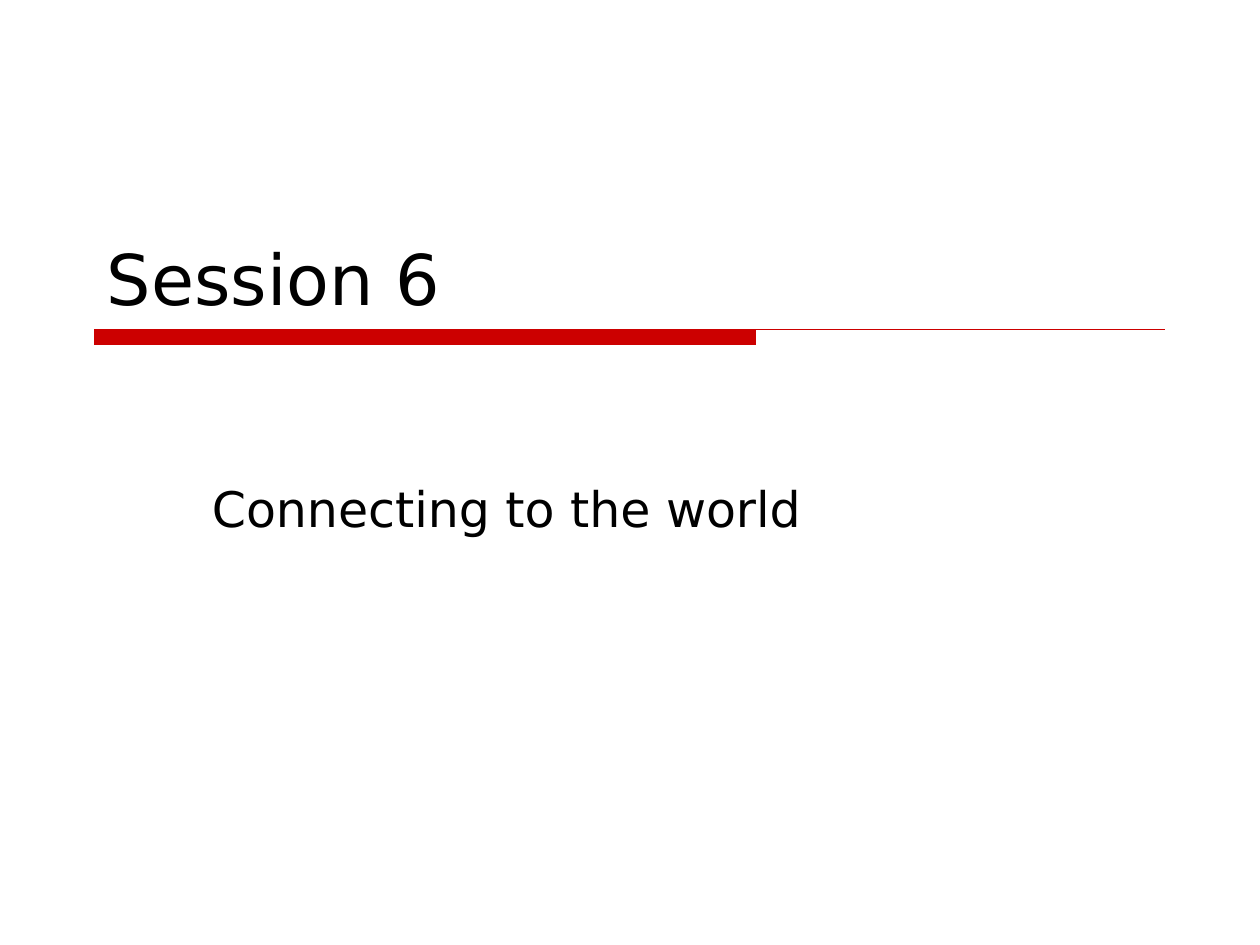
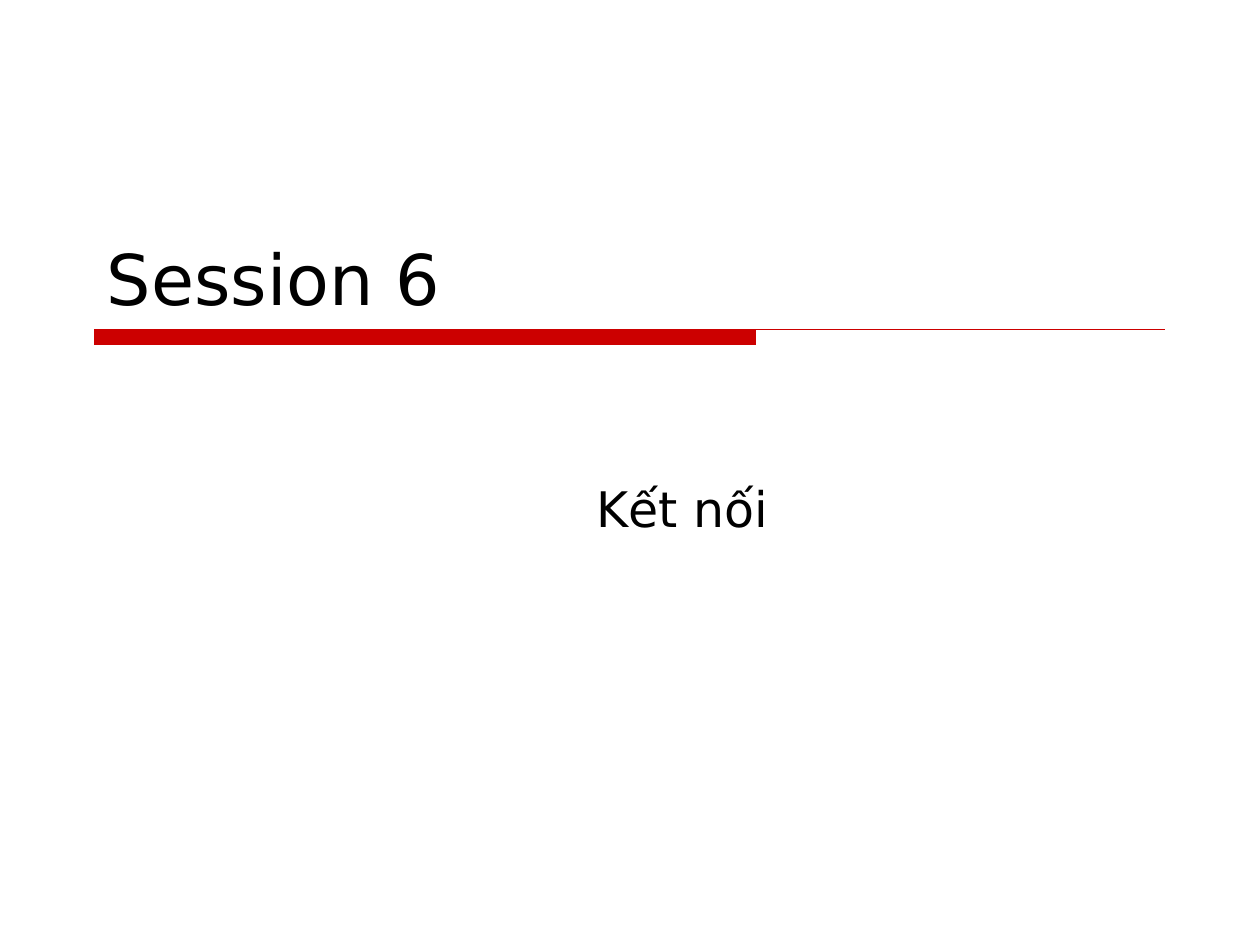
Before and after one commit to phamtuanchip/labs, a slide deck: slide 1 of M1304M-C1304M/j2me/slides/Session10.ppt. Drawn at 1260x945 pixels with LibreOffice and Linux fonts; fonts in the diff are those of the drawing; background and template pictures are left out. Boxes give left, top, right and bottom in pixels: in the first picture for what was removed or moved away, otherwise in the second. Text is boxed around its words. In the diff, an @@ line names an element or a change of style, - is before the commit and + after.

```diff
--- a/M1304M-C1304M/j2me/slides/Session10.ppt
+++ b/M1304M-C1304M/j2me/slides/Session10.ppt
@@ subtitle at (597,487,768,528): text changed @@
-Connecting to the world
+Kết nối
```
Also in this commit, not shown: 11 other slides changed, 2 slides added, 2 slides removed, 7 other files.
